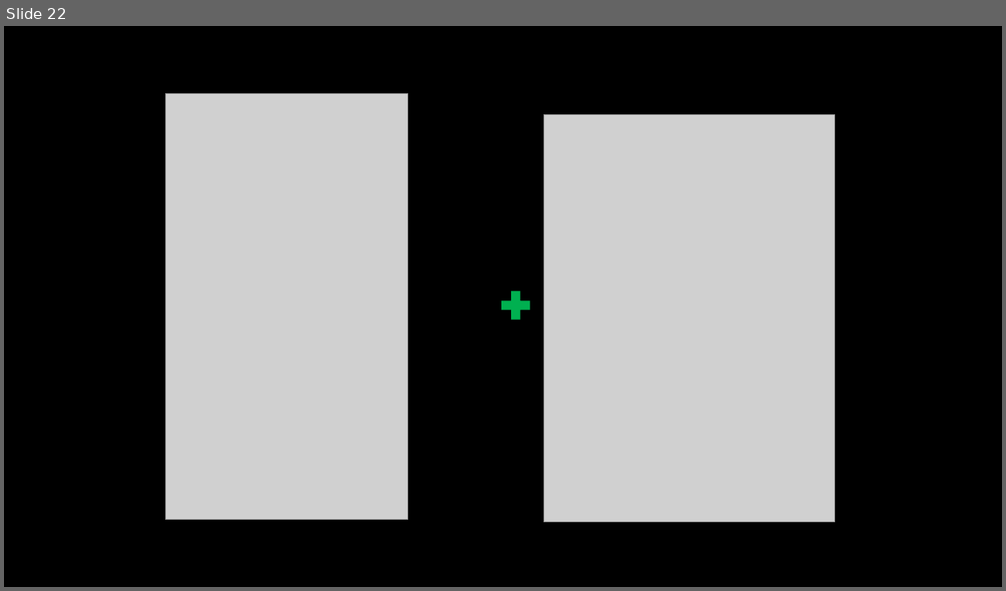
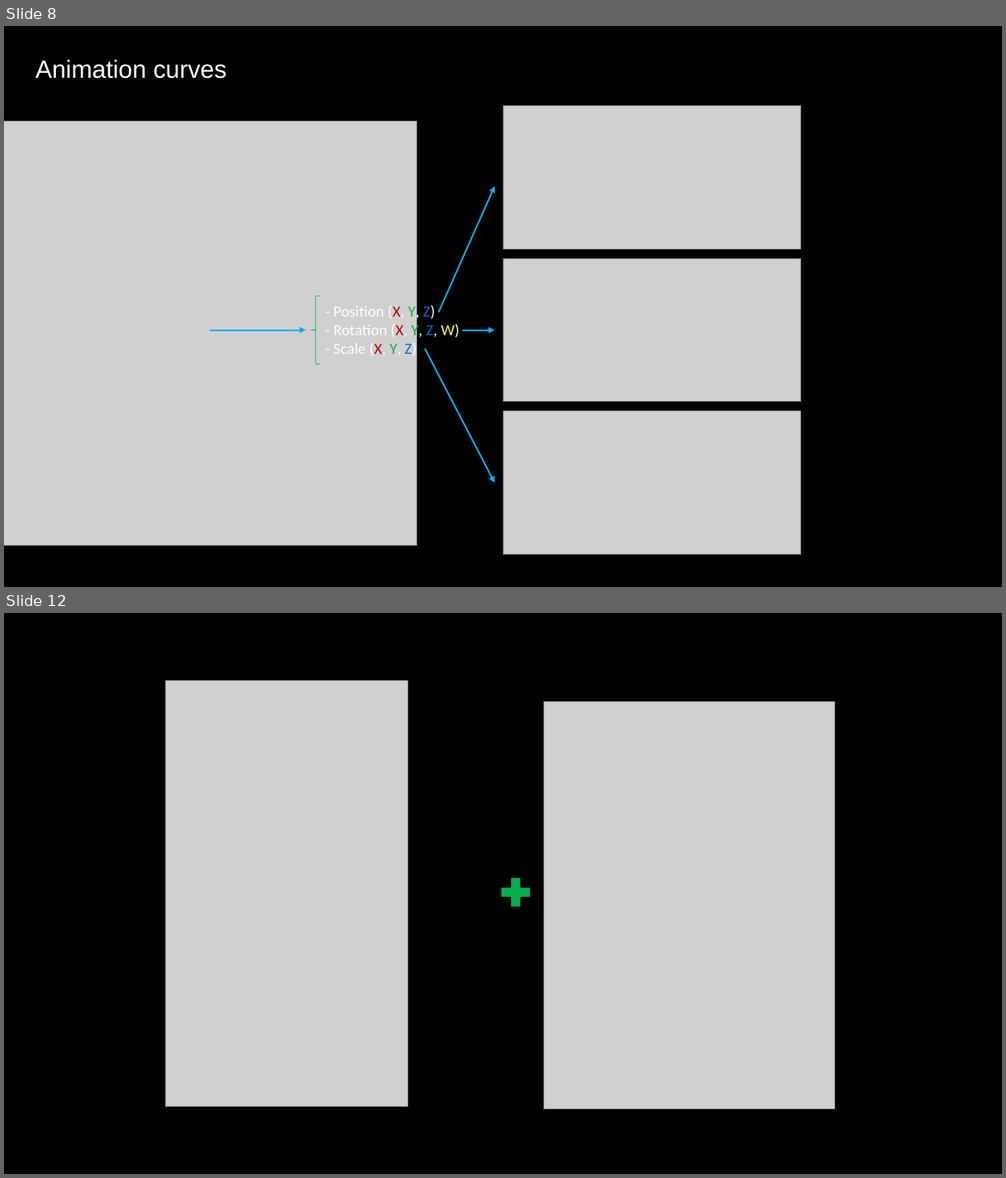
Before and after one commit to diegomacario/Animation-Experiments, a slide deck: documentation/Slides/Animation_3.pptx. Shown one above the other, each under a label of ours: slide 22 before the commit, slides 8 and 12 after it; the slides between them are not shown. The pictures are 1006x591 and 1006x1178 pixels, drawn with LibreOffice and Linux fonts; fonts in the diff are those of the drawing; grey boxes stand for pictures. Boxes give left, top, right and bottom in pixels: in the first picture for what was removed or moved away, otherwise in the second. Text is boxed around its words. In the diff, an @@ line names an element or a change of style, - is before the commit and + after.

```diff
--- a/documentation/Slides/Animation_3.pptx
+++ b/documentation/Slides/Animation_3.pptx
@@ slide 8 added at box(4, 26, 1002, 587), background #000000 @@
@@ text added at box(36, 59, 227, 79), 24 pt, text #FFFFFF @@
+Animation curves
@@ picture added at box(4, 121, 416, 545) @@
@@ picture added at box(503, 106, 801, 249) @@
@@ arrow added from (439, 313) to (494, 186), #00B0F0 1.5 pt @@
@@ picture added at box(503, 258, 801, 402) @@
@@ left brace added at box(312, 297, 320, 365), outline #00B050 0.5 pt @@
@@ text added at box(334, 304, 459, 359), 15 pt, text #FFFFFF @@
+- Position (X, Y, Z)
+- Rotation (X, Y, Z, W)
+- Scale (X, Y, Z)
@@ arrow added from (210, 331) to (305, 331), #00B0F0 1.5 pt @@
@@ arrow added from (462, 331) to (494, 331), #00B0F0 1.5 pt @@
@@ arrow added from (424, 348) to (494, 484), #00B0F0 1.5 pt @@
@@ picture added at box(503, 412, 801, 555) @@
@@ what was slide 22 is now slide 12 @@
```
Also in this commit, not shown: 2 slides changed, 7 other slides added, 21 slides removed.
